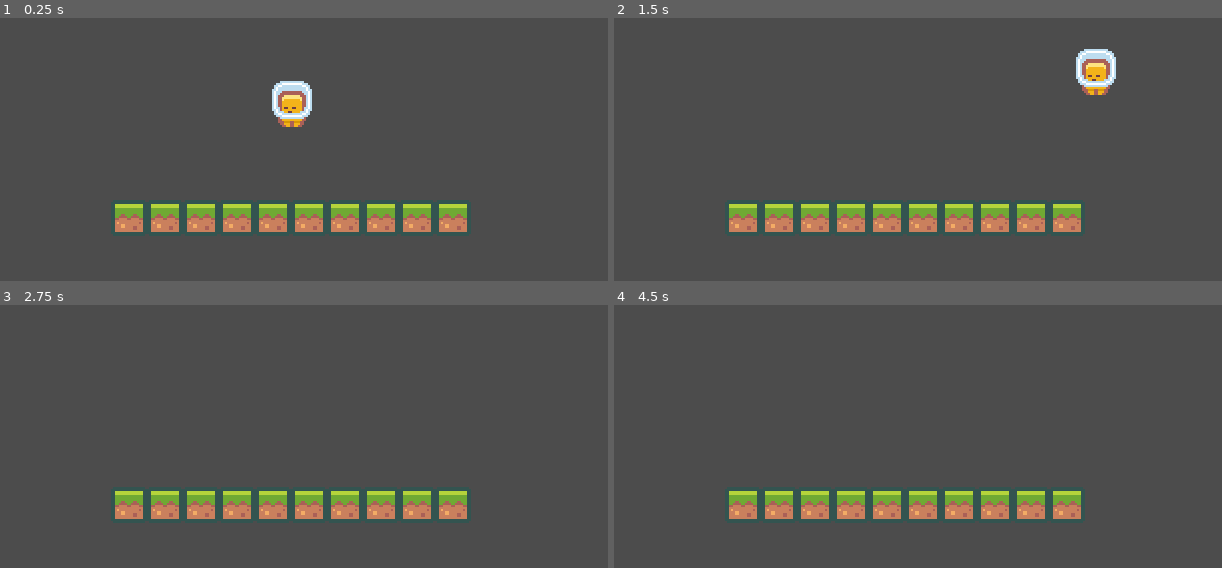
Above: before the commit, frames 1-4 (two rows, left to right).
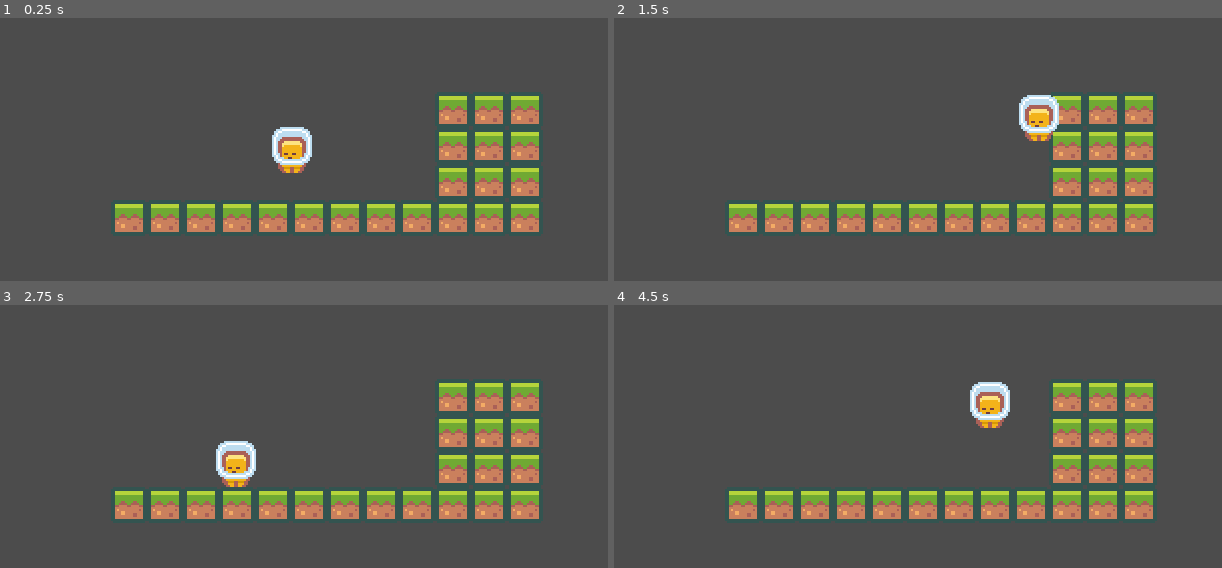
Above: after the commit, the same moments.

Repository: Yrainyw/2D-Platformer
Game: Godot game, scene res://Scenes/main.tscn
Two runs of this game, one before a commit and one after it. Both use one fixed random seed, a clock stepped at 60 frames per second and the inputs below.
Inputs:
- Up to frame 1 (0.25 s): no input
- Up to frame 2 (1.5 s): hold J (jump) 0.53-1.28 s; hold D (move_right) from 0.53 s (still down); tap J (jump) at 1.35 s
- Up to frame 3 (2.75 s): tap J (jump) at 1.52, 1.82 s; release D (move_right) at 2.03 s; hold A (move_left) from 2.03 s (still down); hold J (jump) from 2.03 s (still down)
- Up to frame 4 (4.5 s): release A (move_left) at 2.78 s; release J (jump) at 2.78 s; hold D (move_right) 2.78-4.28 s; tap J (jump) at 2.85, 3.02, 3.32, 4.35 s; hold J (jump) 3.53-4.28 s; tap Enter at 4.25 s; hold A (move_left) from 4.28 s (still down)

The runs differ from the first frame. In frame 1, 11% of the frame differs, in the area x 44-90%, y 23-83%; in frame 2, 11%; in frame 3, 9.8%; in frame 4, 9.8%.

Commit message:
Tightening Player Movement

Diff:
--- a/Scenes/main.tscn
+++ b/Scenes/main.tscn
@@ -16,7 +16,7 @@
 tile_set = ExtResource( 1 )
 cell_size = Vector2( 18, 18 )
 format = 1
-tile_data = PoolIntArray( 196603, 0, 0, 196604, 0, 0, 196605, 0, 0, 196606, 0, 0, 196607, 0, 0, 131072, 0, 0, 131073, 0, 0, 131074, 0, 0, 131075, 0, 0, 131076, 0, 0 )
+tile_data = PoolIntArray( -65532, 0, 0, -65531, 0, 0, -65530, 0, 0, 4, 0, 0, 5, 0, 0, 6, 0, 0, 65540, 0, 0, 65541, 0, 0, 65542, 0, 0, 196603, 0, 0, 196604, 0, 0, 196605, 0, 0, 196606, 0, 0, 196607, 0, 0, 131072, 0, 0, 131073, 0, 0, 131074, 0, 0, 131075, 0, 0, 131076, 0, 0, 131077, 0, 0, 131078, 0, 0 )
 
 [node name="Player" type="KinematicBody2D" parent="."]
 script = ExtResource( 3 )
--- a/Scripts/Player.gd
+++ b/Scripts/Player.gd
@@ -1,9 +1,11 @@
 extends KinematicBody2D
 
-var gravity = 300
+var gravity = 1000
 var velocity = Vector2.ZERO
-var maxHorizontalSpeed = 100
-var jumpSpeed = 200
+var maxHorizontalSpeed = 140
+var horizontalAcceleration = 2000
+var jumpSpeed = 360
+var jumpTerminationMultiplier = 4
 
 
 func _ready():
@@ -15,10 +17,19 @@
 	moveVector.x = Input.get_action_strength("move_right") - Input.get_action_strength("move_left")
 	moveVector.y = -1 if Input.is_action_just_pressed("jump") else 0
 
-	velocity.x = moveVector.x * maxHorizontalSpeed
+	velocity.x += moveVector.x * horizontalAcceleration * delta
+	if (moveVector.x == 0):
+		velocity.x = lerp(velocity.x, 0, .1)
+		velocity.x = lerp(0, velocity.x, pow(2, -50 * delta))
+
+	velocity.x = clamp(velocity.x, -maxHorizontalSpeed, maxHorizontalSpeed)
 
 	if (moveVector.y < 0 && is_on_floor()):
 		velocity.y = moveVector.y * jumpSpeed
 
-	velocity.y += gravity * delta
+	if (velocity.y < 0 && !Input.is_action_pressed("jump")):
+		velocity.y += gravity * jumpTerminationMultiplier * delta
+	else:
+		velocity.y += gravity * delta
+
 	velocity = move_and_slide(velocity, Vector2.UP)
